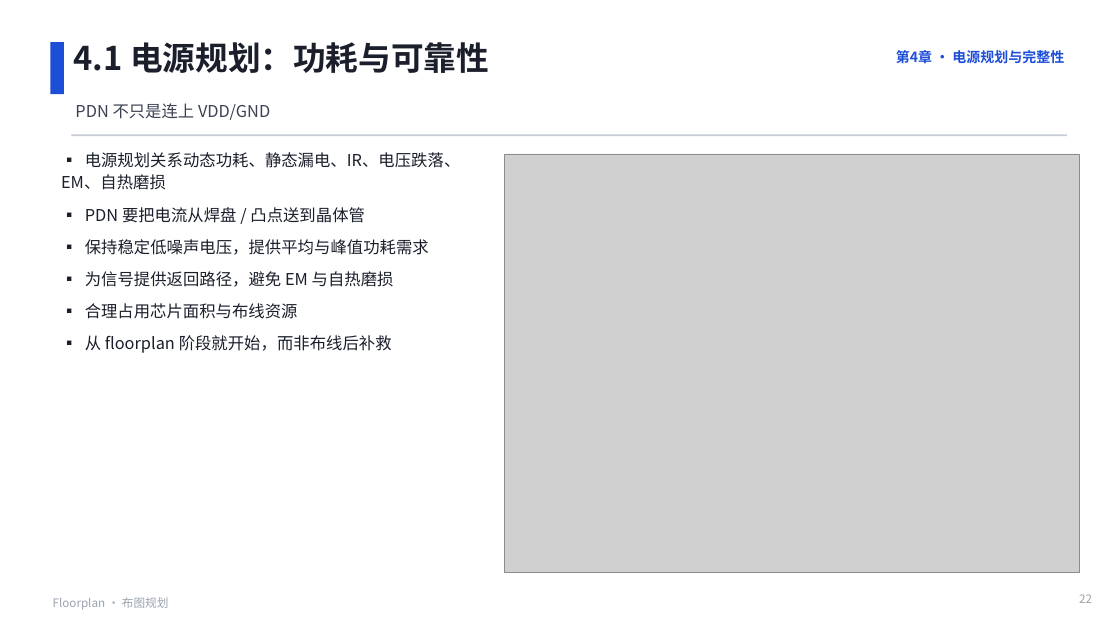
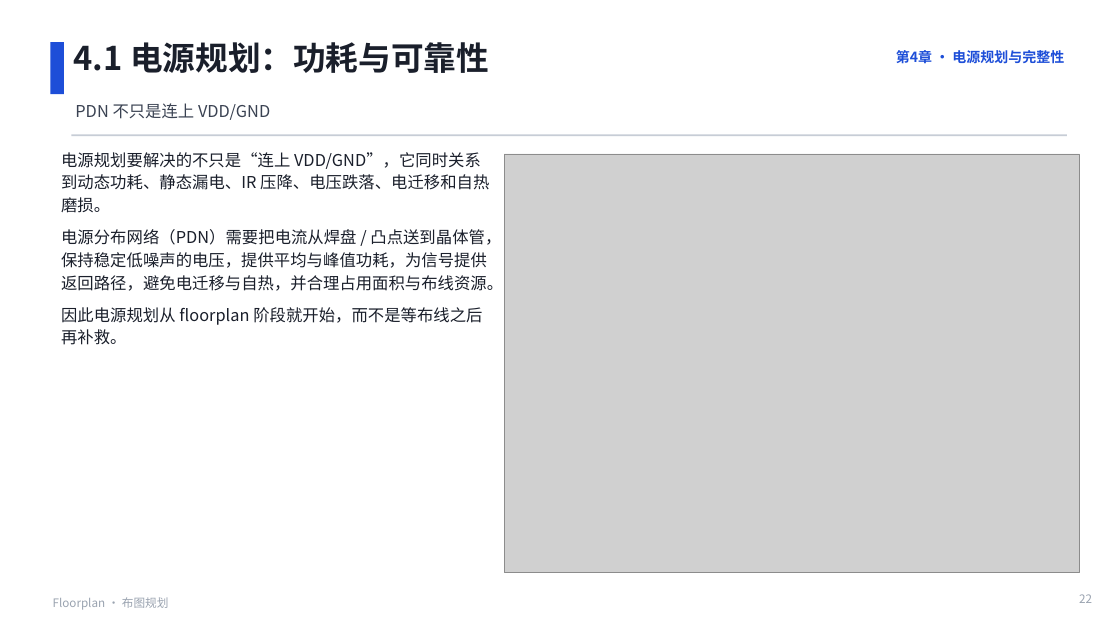
Before and after one commit to JinChengZ18/IC_Learning_Material, a slide deck: slide 22 of IC_Backend_Notes/slides/05_Floorplan - 副本.pptx. Drawn at 1120x630 pixels with LibreOffice and Linux fonts; fonts in the diff are those of the drawing; grey boxes stand for pictures. Boxes give left, top, right and bottom in pixels: in the first picture for what was removed or moved away, otherwise in the second. Text is boxed around its words. In the diff, an @@ line names an element or a change of style, - is before the commit and + after.

```diff
--- a/IC_Backend_Notes/slides/05_Floorplan - 副本.pptx
+++ b/IC_Backend_Notes/slides/05_Floorplan - 副本.pptx
@@ text at (61,152,503,345): text changed @@
-▪ 电源规划关系动态功耗、静态漏电、IR、电压跌落、EM、自热磨损
-▪ PDN 要把电流从焊盘 / 凸点送到晶体管
-▪ 保持稳定低噪声电压，提供平均与峰值功耗需求
-▪ 为信号提供返回路径，避免 EM 与自热磨损
-▪ 合理占用芯片面积与布线资源
-▪ 从 floorplan 阶段就开始，而非布线后补救
+电源规划要解决的不只是“连上 VDD/GND”，它同时关系到动态功耗、静态漏电、IR 压降、电压跌落、电迁移和自热磨损。
+电源分布网络（PDN）需要把电流从焊盘 / 凸点送到晶体管，保持稳定低噪声的电压，提供平均与峰值功耗，为信号提供返回路径，避免电迁移与自热，并合理占用面积与布线资源。
+因此电源规划从 floorplan 阶段就开始，而不是等布线之后再补救。
```
Also in this commit, not shown: 8 other slides changed, 1 other file.
